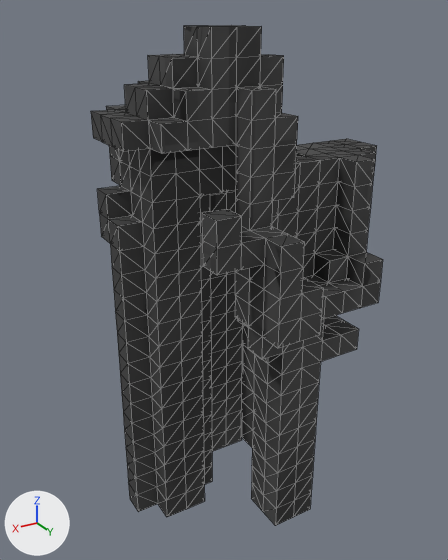
A saved change to the glTF model assets/world_2.glb.
Rendered twice from a 50 mm lens placed at (27.2, 39.6, 27.8), pointed at (1.9, -2.5, 6.8). The lights are fixed; the arrows at lower left show +X, +Y and +Z. The first picture is the older version. Mesh edges are drawn as thin lines. Vertices at exactly the same position are counted once.
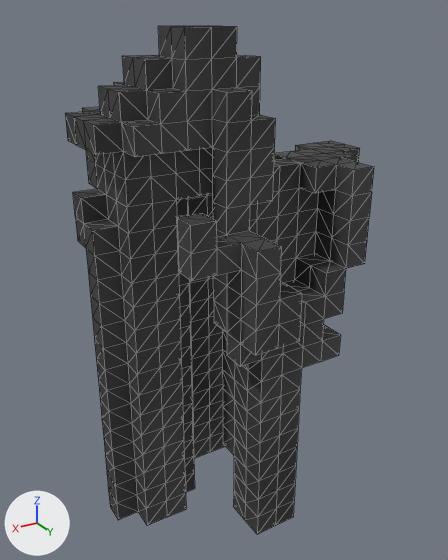
Patch to the scene script:
```diff
--- a/assets/world_2.glb.py
+++ b/assets/world_2.glb.py
@@ me_cube @@
 # used by ob_cube; location = (1.96, -2.87, 6.26)
-me_cube.from_pydata(...)  # 944 vertices, 2672 faces; spans x -15.0..9.0, y -6.1..9.9, z -21.3..20.7
+me_cube.from_pydata(...)  # 856 vertices, 1752 faces; spans x -15.0..9.0, y -6.1..9.9, z -21.3..20.7
+# me_cube part 1: 17 vertices removed from x -11.0..-3.0, y -2.1..7.9, z -3.3..10.7; 12 vertices added at x -11.0..-7.0, y -0.1..7.9, z -1.3..10.7
+# me_cube part 2: 1667 kept faces spanning x -15.0..9.0, y -6.1..9.9, z -21.3..20.7 get new texture (UV) coordinates
+# other edits to the shape of me_cube do not show in these pictures
 me_cube.materials.append(mat_material_003)
@@ ob_cube @@
 ob_cube = bpy.data.objects.new('Cube', me_cube)
-ob_cube.location = (1.96, -2.87, 6.26)
+ob_cube.location = (3.96, -2.87, 6.26)
```

Location of each change, (x1, y1, x2, y2) in pixels of the pictures (448 x 560 px; the box of a moved part takes in the faces that stretch with it):
'Cube', reshaped, moved: before (91, 25, 383, 526); after (65, 26, 374, 534)
part 1 of me_cube, moved or reshaped (mostly hidden before): before (297, 143, 383, 340); after (299, 160, 374, 296)
part 2 of me_cube, surface changed: before (91, 25, 377, 526); after (65, 26, 360, 534)
